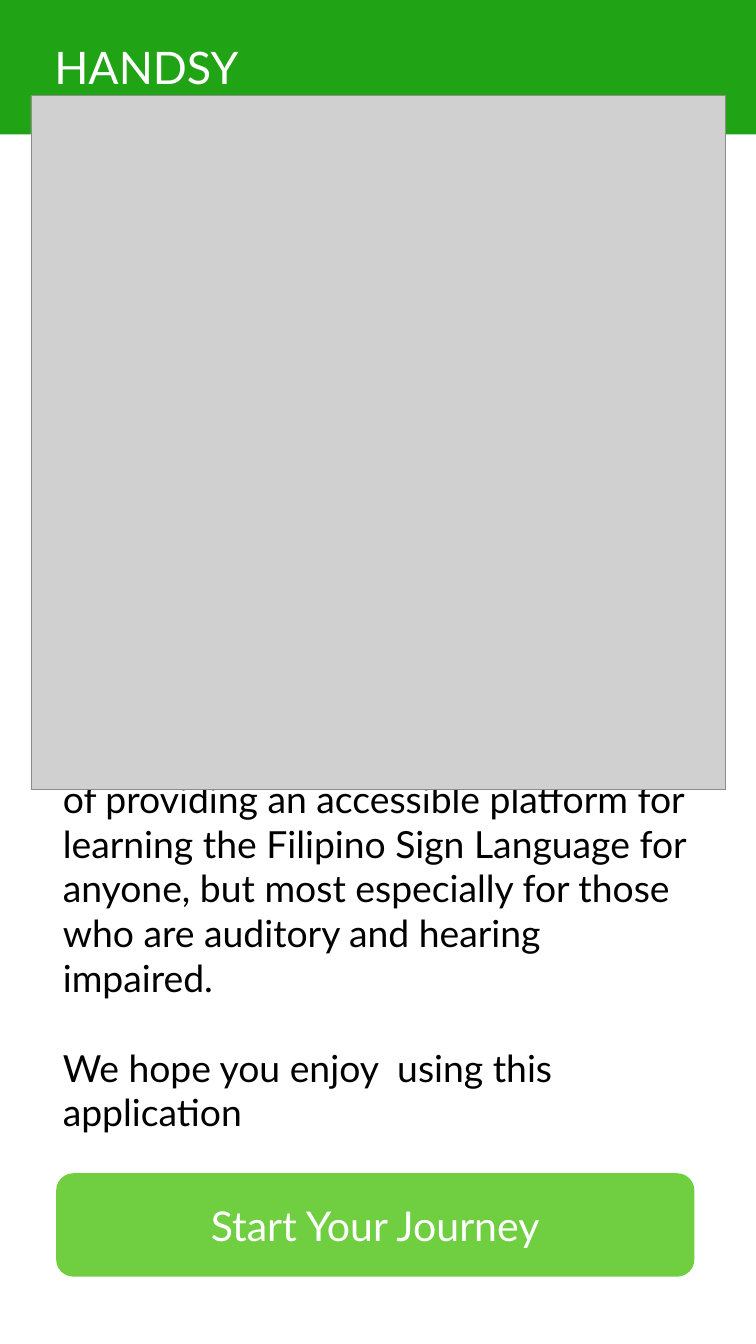
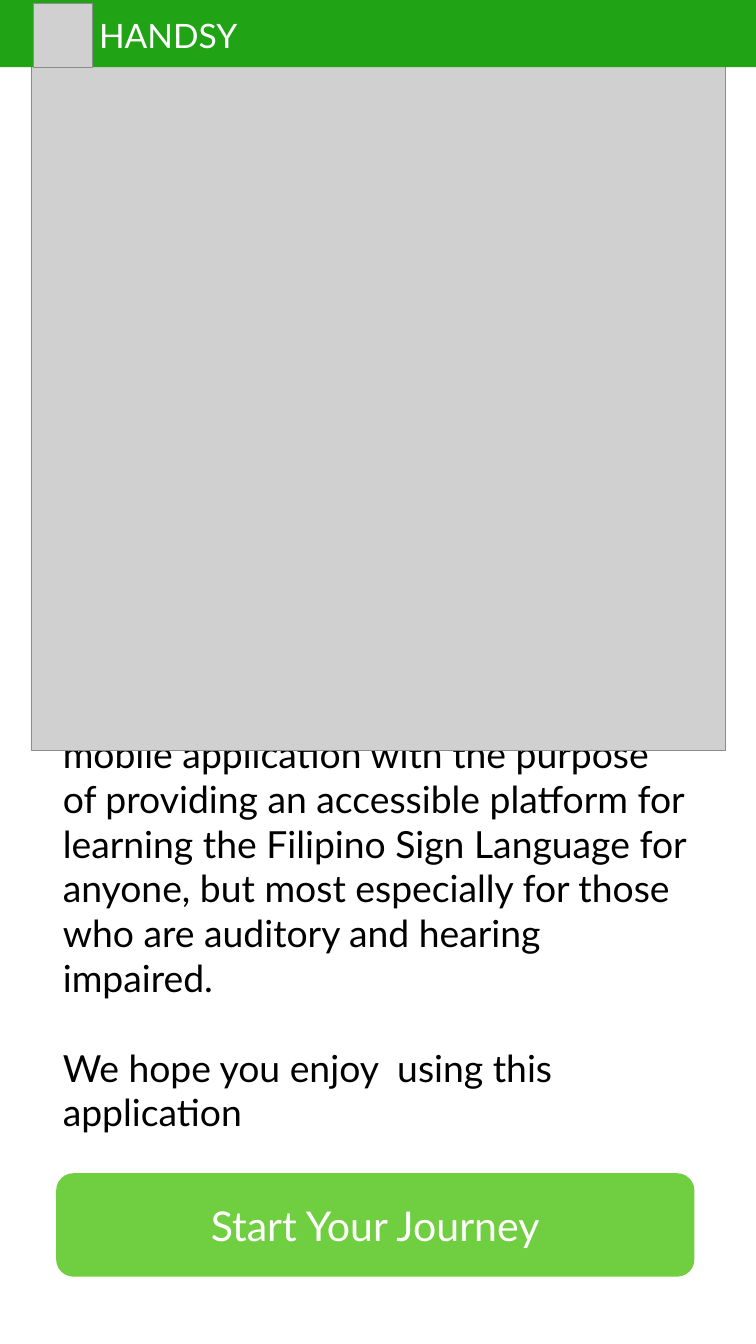
Before and after one commit to RuralNative/Handsy-Sign-Language-Mobile-Application, a slide deck: slide 3 of Prototype Design.pptx. Drawn at 756x1344 pixels with LibreOffice and Linux fonts; fonts in the diff are those of the drawing; grey boxes stand for pictures. Boxes give left, top, right and bottom in pixels: in the first picture for what was removed or moved away, otherwise in the second. Text is boxed around its words. In the diff, an @@ line names an element or a change of style, - is before the commit and + after.

Commit message:
Completion of Initial Design Prototype
Finished the prototype design of the Handsy Application in PPT for showing to Adviser and Respondents

```diff
--- a/Prototype Design.pptx
+++ b/Prototype Design.pptx
@@ rectangle: place and size @@
-rectangle at bbox=[0, 0, 756, 134]
+rectangle at bbox=[0, 0, 756, 67]
@@ picture added at bbox=[34, 3, 93, 67] @@
@@ text "HANDSY": place and size @@
-text "HANDSY" at bbox=[54, 51, 238, 85]
+text "HANDSY" at bbox=[99, 23, 237, 49]
@@ text "HANDSY" at bbox=[99, 23, 237, 49]: size 48 to 36 pt @@
@@ picture: place and size @@
-picture at bbox=[31, 95, 725, 790]
+picture at bbox=[31, 56, 725, 751]
```
Also in this commit, not shown: 1 other slide changed, 6 slides added, 1 slide removed.
